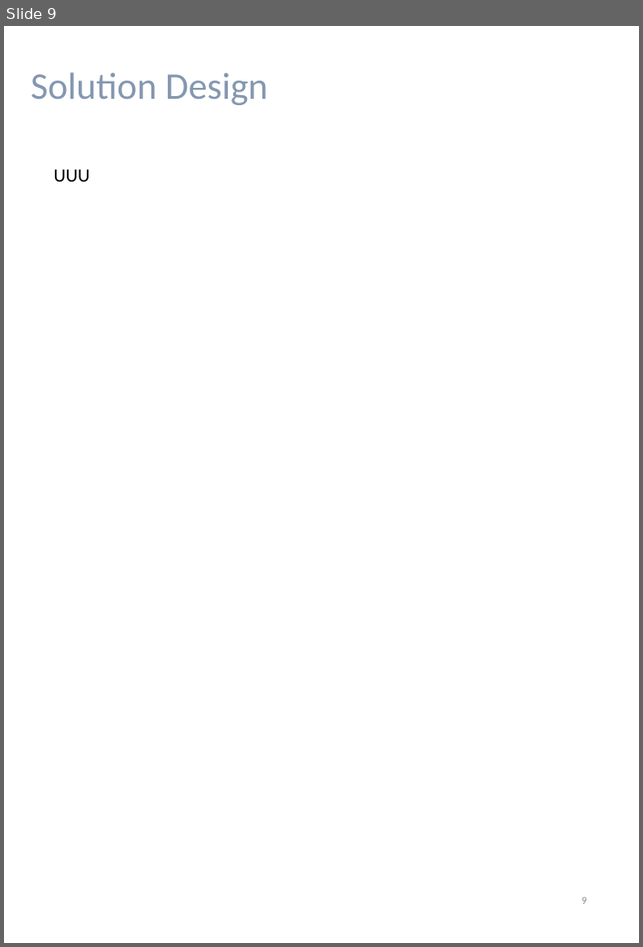
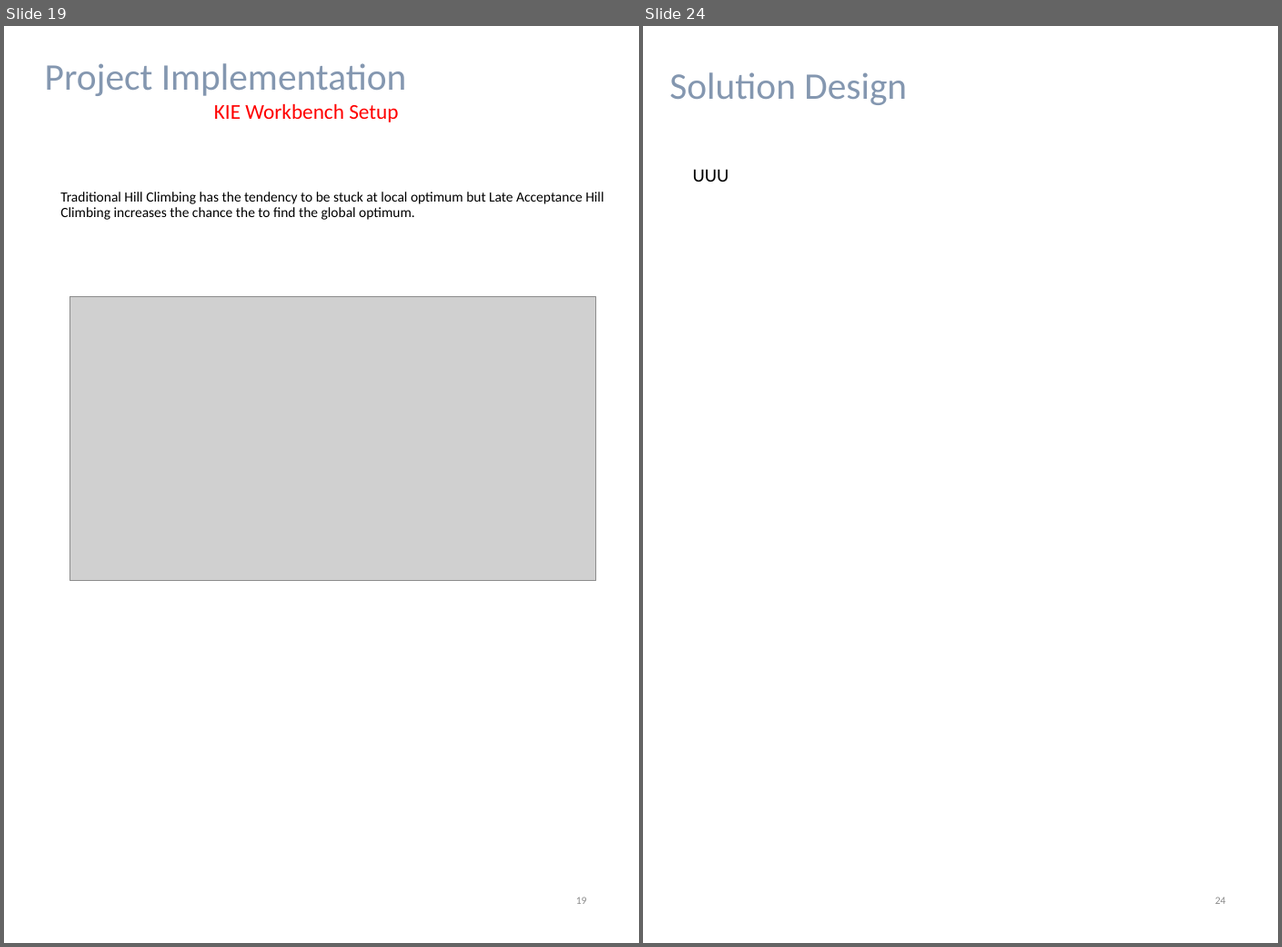
Before and after one commit to francis-han/IRS-RS-2019-03-09-IS1PT-GRP-Pepper-PatientMatchingSystem, a slide deck: WorkingFolder/Project Report.pptx. Shown side by side, each under a label of ours: slide 9 before the commit, slides 19 and 24 after it; the slides between them are not shown. The pictures are 643x947 and 1282x947 pixels, drawn with LibreOffice and Linux fonts; fonts in the diff are those of the drawing; grey boxes stand for pictures. Boxes give left, top, right and bottom in pixels: in the first picture for what was removed or moved away, otherwise in the second. Text is boxed around its words. In the diff, an @@ line names an element or a change of style, - is before the commit and + after.

```diff
--- a/WorkingFolder/Project Report.pptx
+++ b/WorkingFolder/Project Report.pptx
@@ slide 19 added at bbox=[4, 26, 639, 943], background #FFFFFF @@
@@ text added at bbox=[45, 63, 407, 122], 32 pt, text #8497B0 @@
+Project Implementation
+KIE Workbench Setup
@@ text added at bbox=[60, 192, 604, 220], 12 pt, text #000000 @@
+Traditional Hill Climbing has the tendency to be stuck at local optimum but Late Acceptance Hill Climbing increases the chance the to find the global optimum.
@@ picture added at bbox=[70, 297, 596, 581] @@
@@ page number added at bbox=[576, 897, 587, 904], 9 pt, text #8C8C8C @@
+19
@@ what was slide 9 is now slide 24 @@
@@ page number at bbox=[1215, 897, 1226, 904]: text changed @@
-9
+24
```
Also in this commit, not shown: 2 slides changed, 16 other slides added, 3 slides removed.
